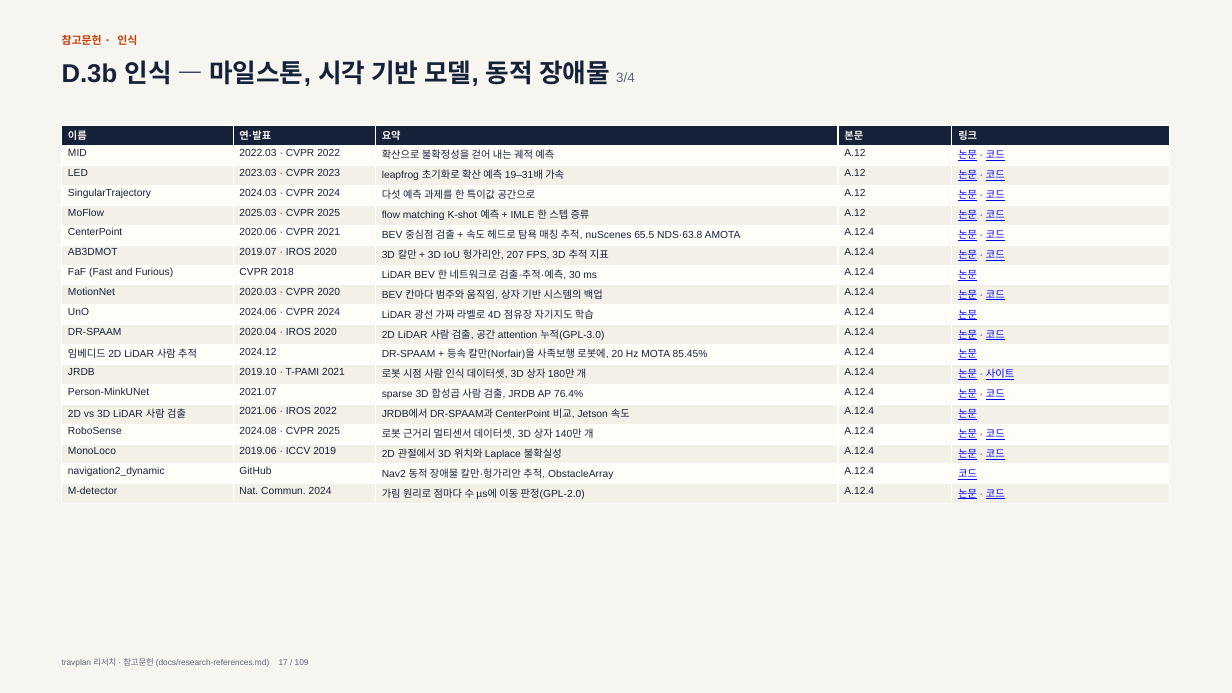
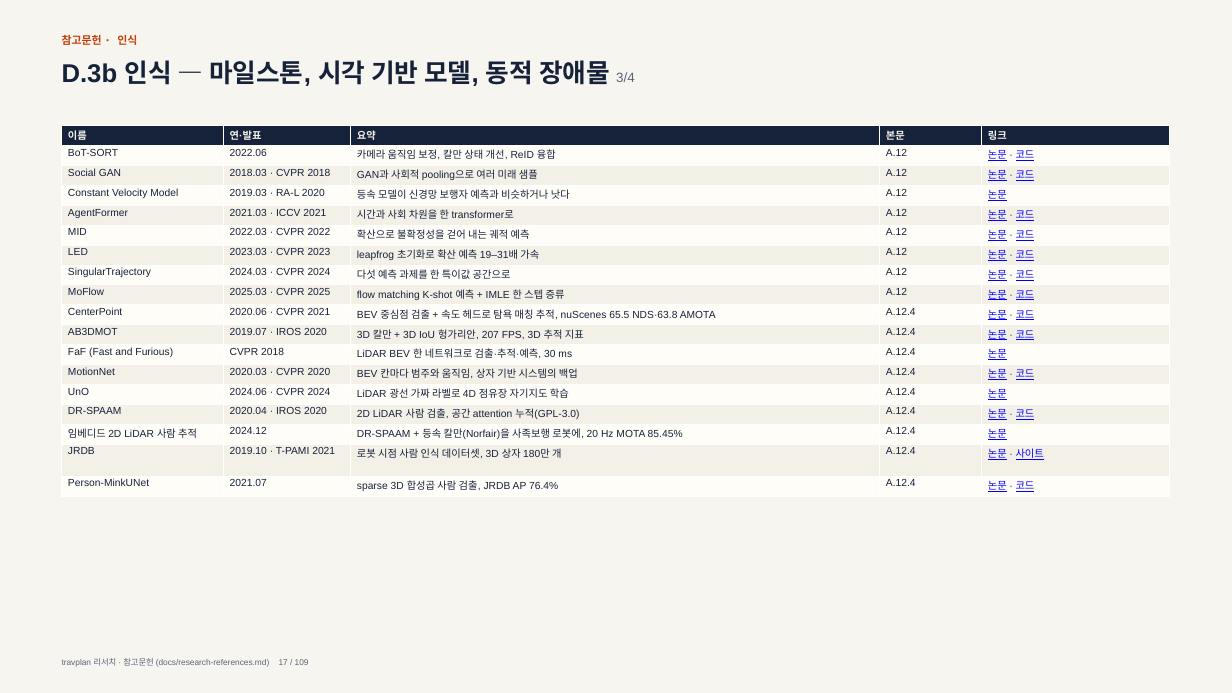
Before and after one commit to Geonhee-LEE/travplan-site, a slide deck: slide 17 of slides/research-references/research-references.pptx. Drawn at 1232x693 pixels with LibreOffice and Linux fonts; fonts in the diff are those of the drawing. Boxes give left, top, right and bottom in pixels: in the first picture for what was removed or moved away, otherwise in the second. Text is boxed around its words. In the diff, an @@ line names an element or a change of style, - is before the commit and + after.

```diff
--- a/slides/research-references/research-references.pptx
+++ b/slides/research-references/research-references.pptx
@@ table at [62, 126, 1171, 496] @@
+row 2: BoT-SORT | 2022.06 | 카메라 움직임 보정, 칼만 상태 개선, ReID 융합 | A.12 | 논문 · 코드
+row 3: Social GAN | 2018.03 · CVPR 2018 | GAN과 사회적 pooling으로 여러 미래 샘플 | A.12 | 논문 · 코드
+row 4: Constant Velocity Model | 2019.03 · RA-L 2020 | 등속 모델이 신경망 보행자 예측과 비슷하거나 낫다 | A.12 | 논문
+row 5: AgentFormer | 2021.03 · ICCV 2021 | 시간과 사회 차원을 한 transformer로 | A.12 | 논문 · 코드
-row 15: 2D vs 3D LiDAR 사람 검출 | 2021.06 · IROS 2022 | JRDB에서 DR-SPAAM과 CenterPoint 비교, Jetson 속도 | A.12.4 | 논문
-row 16: RoboSense | 2024.08 · CVPR 2025 | 로봇 근거리 멀티센서 데이터셋, 3D 상자 140만 개 | A.12.4 | 논문 · 코드
-row 17: MonoLoco | 2019.06 · ICCV 2019 | 2D 관절에서 3D 위치와 Laplace 불확실성 | A.12.4 | 논문 · 코드
-row 18: navigation2_dynamic | GitHub | Nav2 동적 장애물 칼만·헝가리안 추적, ObstacleArray | A.12.4 | 코드
-row 19: M-detector | Nat. Commun. 2024 | 가림 원리로 점마다 수 µs에 이동 판정(GPL-2.0) | A.12.4 | 논문 · 코드
```
Also in this commit, not shown: 3 other slides changed, 12 other files.
